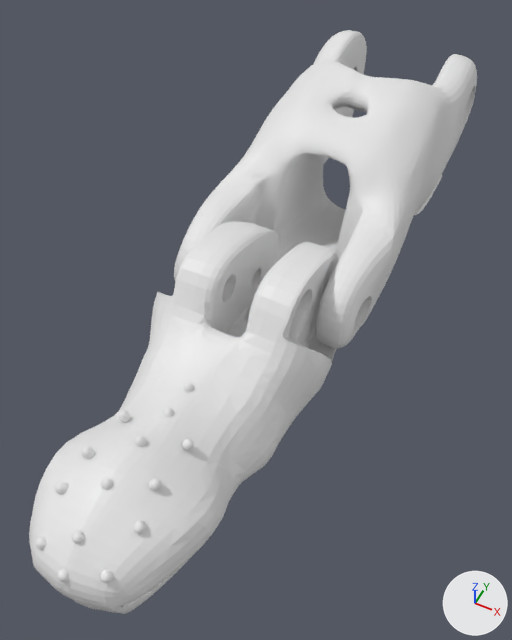
The Blender file PartialProsthethicHand/pinkie_finger_complete.blend: old version first, new version second.
Rendered twice from a 50 mm camera at (94.9, 49.9, 62.3) aimed at (71.9, 95.9, 4.8). Arrows for +X, +Y and +Z are at lower right; the lights stay in place.

Names of what the first picture shows: '3 Proximal', 'Pinkie Distal'.
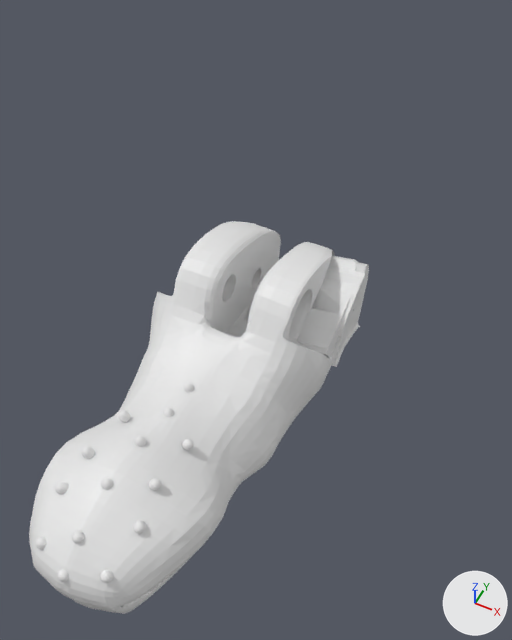
What changed in the scene script:
```text
Add me_pinkie_distal_001:
    me_pinkie_distal_001.from_pydata(...)  # 873 vertices, 1379 faces, 1 loose edge; spans x 59.2..64.7, y 198.7..209.8, z -0.4..16.6
Change ob_3_proximal:
    add ob_3_proximal.hide_set(True)
Add ob_pinkie_distal_001:
    ob_pinkie_distal_001 = bpy.data.objects.new('Pinkie Distal.001', me_pinkie_distal_001)
    ob_pinkie_distal_001.location = (17.8, 68.2, -194.4)
    ob_pinkie_distal_001.rotation_euler = (1.396, 0.0, 0.0)  # degrees (80, 0, 0)
```

Where the change shows, as pixel boxes (x1, y1, x2, y2) in the pictures (512 x 640 px):
'3 Proximal', hidden
    before: (174, 30, 477, 348)
'Pinkie Distal.001', added
    after: (297, 256, 369, 367)
